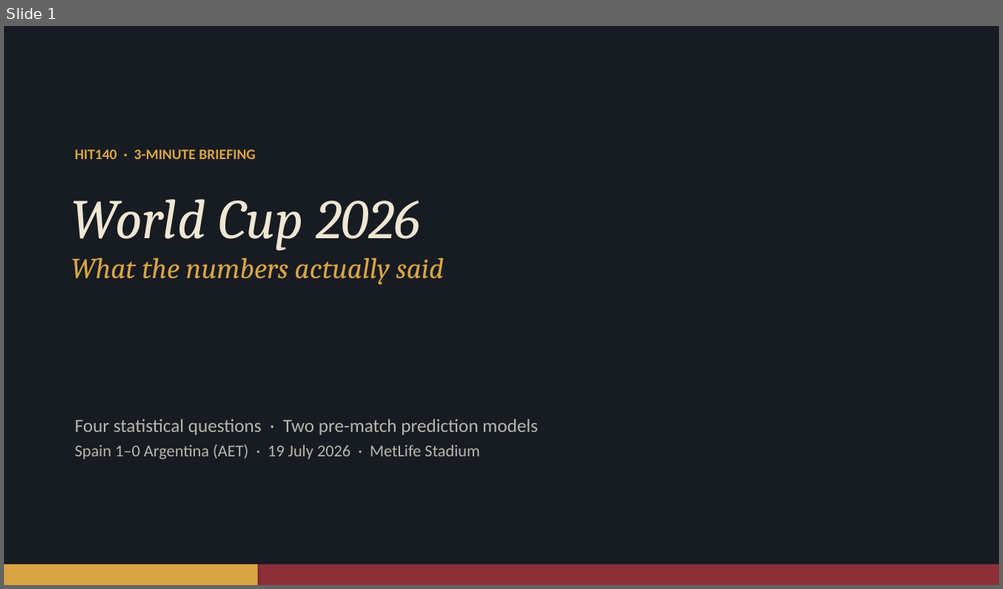
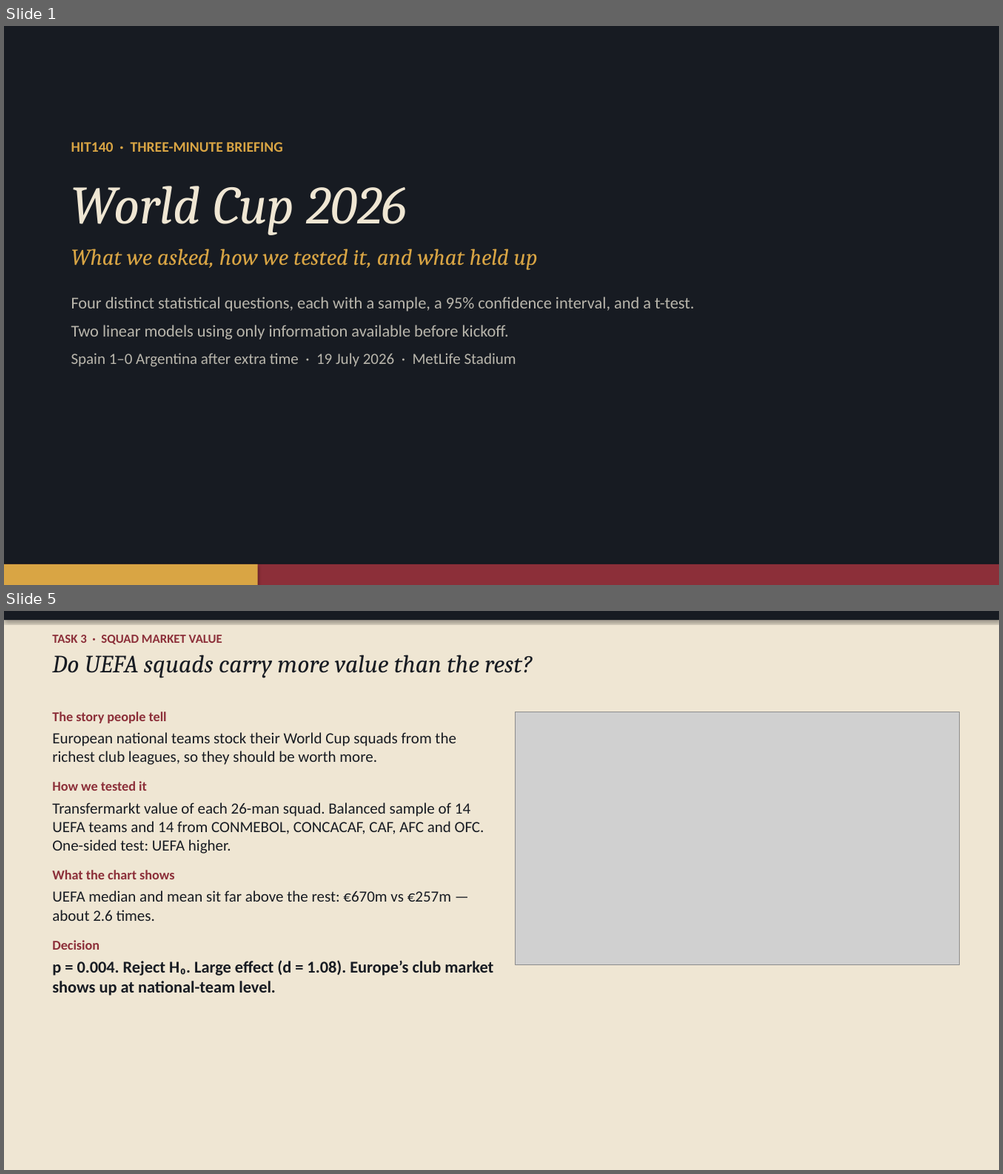
Before and after one commit to BhuprajTmg/data-project, a slide deck: WC2026_3min.pptx. Shown one above the other, each under a label of ours: slide 1 before the commit, slides 1 and 5 after it; the slides between them are not shown. The pictures are 1003x589 and 1003x1174 pixels, drawn with LibreOffice and Linux fonts; fonts in the diff are those of the drawing; grey boxes stand for pictures. Boxes give left, top, right and bottom in pixels: in the first picture for what was removed or moved away, otherwise in the second. Text is boxed around its words. In the diff, an @@ line names an element or a change of style, - is before the commit and + after.

```diff
--- a/WC2026_3min.pptx
+++ b/WC2026_3min.pptx
@@ slide 5 added at [4,611,999,1170], background #FFFFFF @@
@@ rectangle added at [4,611,999,1170], fill #EFE6D3 @@
@@ rectangle added at [4,611,999,620], fill #171B22 @@
@@ text added at [52,635,532,678], 24 pt, text #171B22, italic @@
+TASK 3 · SQUAD MARKET VALUE
+Do UEFA squads carry more value than the rest?
@@ text added at [52,712,493,996], 15 pt, text #171B22 @@
+The story people tell
+European national teams stock their World Cup squads from the richest club leagues, so they should be worth more.
+How we tested it
+Transfermarkt value of each 26-man squad. Balanced sample of 14 UEFA teams and 14 from CONMEBOL, CONCACAF, CAF, AFC and OFC. One-sided test: UEFA higher.
+What the chart shows
+UEFA median and mean sit far above the rest: €670m vs €257m — about 2.6 times.
+Decision
+p = 0.004. Reject H₀. Large effect (d = 1.08). Europe’s club market shows up at national-team level.
@@ picture added at [515,712,959,965] @@
@@ slide 1 changed as well @@
@@ text at [71,142,694,367]: text changed; size 14 to 16 pt; text colour #D9A544 to #B9B6AC; bold off @@
-HIT140 · 3-MINUTE BRIEFING
+HIT140 · THREE-MINUTE BRIEFING
+World Cup 2026
+What we asked, how we tested it, and what held up
+Four distinct statistical questions, each with a sample, a 95% confidence interval, and a t-test.
+Two linear models using only information available before kickoff.
+Spain 1–0 Argentina after extra time · 19 July 2026 · MetLife Stadium
@@ text removed at [71,199,444,285] @@
-World Cup 2026
-What the numbers actually said
@@ text removed at [75,419,538,460] @@
-Four statistical questions · Two pre-match prediction models
-Spain 1–0 Argentina (AET) · 19 July 2026 · MetLife Stadium
```
Also in this commit, not shown: 2 other slides changed, 4 other slides added, 3 slides removed, 2 other files.
